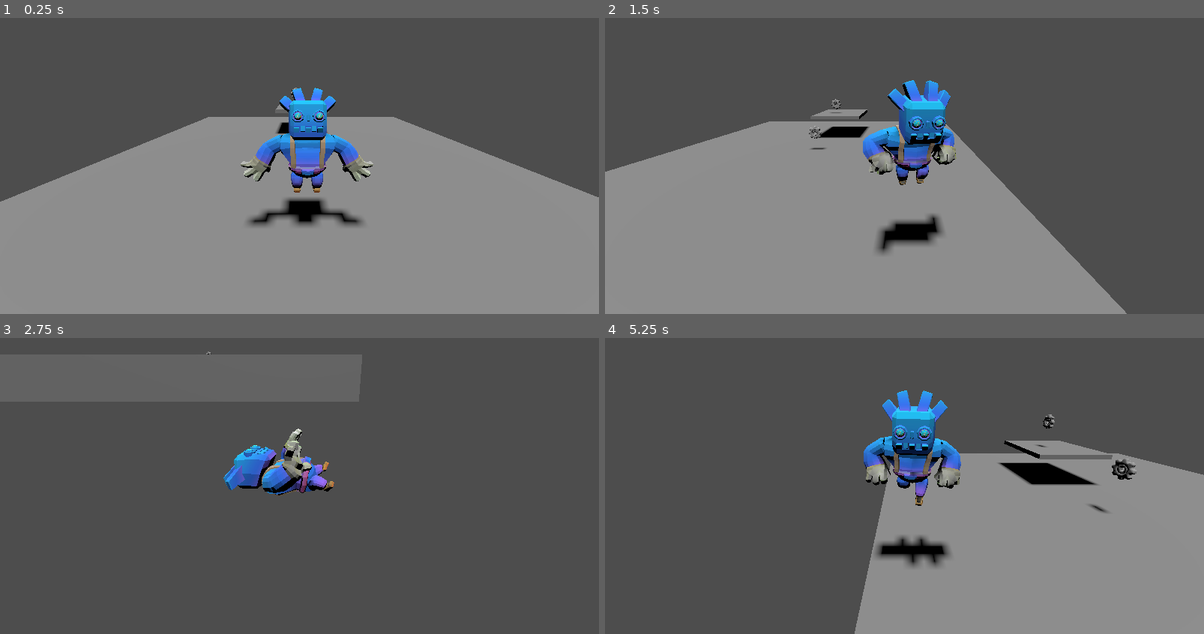
Above: before the commit, frames 1-4 (two rows, left to right).
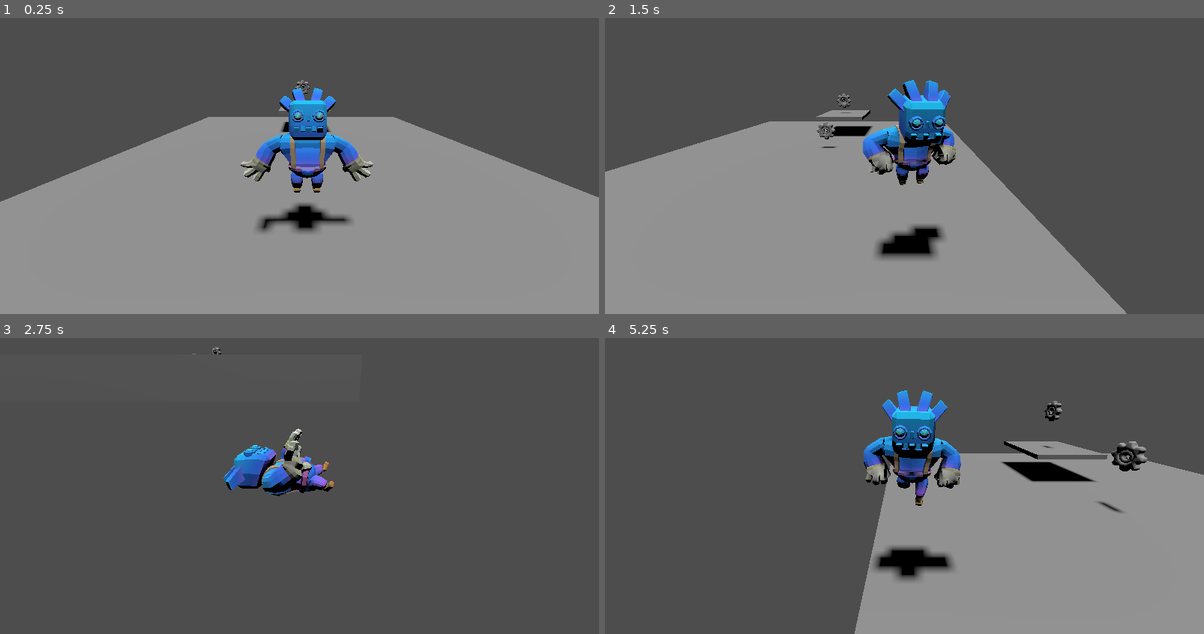
Above: after the commit, the same moments.

Repository: TimurBysky/3D-Platformer-with-Basic-Elements
Game: Godot game, scene res://main.tscn
The game is run twice, just before and just after one commit, with the same random seed, the same clock (stepped at 60 frames per second) and the same inputs.
Inputs:
- Up to frame 1 (0.25 s): no input
- Up to frame 2 (1.5 s): hold D (right) 0.53-1.28 s; tap Space (jump) at 0.77 s; hold S (backward) from 1.28 s (still down)
- Up to frame 3 (2.75 s): tap Space (jump) at 1.52 s; release S (backward) at 2.03 s; hold D (right) from 2.03 s (still down)
- Up to frame 4 (5.25 s): release D (right) at 2.78 s; hold W (forward) 2.78-3.53 s; tap Space (jump) at 3.02, 3.77, 4.52 s; hold A (left) 3.53-5.03 s; hold S (backward) from 5.03 s (still down)

The runs differ from the first frame. In frame 1, 1.6% of the frame differs, in the area x 40-61%, y 21-73%; in frame 2, 2.6%; in frame 3, 0.4%; in frame 4, 3.9%, in the area x 43-91%, y 21-83%.

Commit message:
Добавлен новый уровень

Diff:
--- a/Level.tscn
+++ b/Level.tscn
@@ -1,6 +1,5 @@
-[gd_scene load_steps=7 format=3 uid="uid://cq2vhb2dle274"]
+[gd_scene load_steps=6 format=3 uid="uid://cq2vhb2dle274"]
 
-[ext_resource type="PackedScene" uid="uid://dbu4vboc50wuj" path="res://coin.tscn" id="1_2nifc"]
 [ext_resource type="Script" uid="uid://d15tmc1x6garl" path="res://area_3d.gd" id="2_t7iv1"]
 [ext_resource type="PackedScene" uid="uid://m7ygpt0aurvh" path="res://game_ui.tscn" id="3_2nifc"]
 
@@ -23,23 +22,6 @@
 transform = Transform3D(1, 0, 0, 0, 1, 0, 0, 0, 1, -0.0140305, -0.152802, 0.0163651)
 shape = SubResource("BoxShape3D_bexhn")
 
-[node name="Platform" type="StaticBody3D" parent="."]
-transform = Transform3D(0.19, 0, 0, 0, 0.19, 0, 0, 0, 0.19, 0, 0.873924, -2.15366)
-
-[node name="MeshInstance3D" type="MeshInstance3D" parent="Platform"]
-transform = Transform3D(7.955, 0, 0, 0, 0.5, 0, 0, 0, 8.9, 0, -0.0621473, 0.0212182)
-mesh = SubResource("BoxMesh_qhyq2")
-
-[node name="CollisionShape3D" type="CollisionShape3D" parent="Platform"]
-transform = Transform3D(1, 0, 0, 0, 1, 0, 0, 0, 1, -0.0140305, -0.152802, 0.0163651)
-shape = SubResource("BoxShape3D_bexhn")
-
-[node name="Coin" parent="." instance=ExtResource("1_2nifc")]
-transform = Transform3D(0.315, 0, 0, 0, 0.315, 0, 0, 0, 0.315, -0.170994, 0.669073, -0.119779)
-
-[node name="Coin2" parent="." instance=ExtResource("1_2nifc")]
-transform = Transform3D(0.315, 0, 0, 0, 0.315, 0, 0, 0, 0.315, -0.170994, 1.19999, -2.1079)
-
 [node name="death_area" type="Area3D" parent="."]
 transform = Transform3D(1, 0, 0, 0, 1, 0, 0, 0, 1, 0, 0.456607, 0)
 script = ExtResource("2_t7iv1")
--- a/coin.tscn
+++ b/coin.tscn
@@ -93,7 +93,7 @@
 &"idle": SubResource("Animation_0t63x")
 }
 
-[node name="Coin" type="Area3D"]
+[node name="Coin" type="Area3D" groups=["Coins"]]
 transform = Transform3D(0.455, 0, 0, 0, 0.455, 0, 0, 0, 0.455, 0, 0, 0)
 script = ExtResource("1_d5gmh")
 
--- a/game_ui.tscn
+++ b/game_ui.tscn
@@ -32,3 +32,7 @@
 size_flags_horizontal = 0
 size_flags_vertical = 8
 theme_override_font_sizes/font_size = 56
+
+[node name="End of level" type="Label" parent="MarginContainer"]
+layout_mode = 2
+size_flags_horizontal = 4
--- /dev/null
+++ b/light.tscn
@@ -0,0 +1,6 @@
+[gd_scene format=3 uid="uid://c8he2q66jk62n"]
+
+[node name="Light" type="DirectionalLight3D"]
+transform = Transform3D(1, 0, 0, 0, 1, 0, 0, 0, 1, 0, 0, 0)
+shadow_enabled = true
+directional_shadow_split_1 = 0.195
--- /dev/null
+++ b/main.gd
@@ -0,0 +1,4 @@
+extends Node3D
+
+func _ready() -> void:
+	YandexSDK.init_game()
--- a/main.tscn
+++ b/main.tscn
@@ -1,10 +1,18 @@
-[gd_scene load_steps=4 format=3 uid="uid://b0sf7duev5th8"]
+[gd_scene load_steps=8 format=3 uid="uid://b0sf7duev5th8"]
 
 [ext_resource type="PackedScene" uid="uid://cq2vhb2dle274" path="res://Level.tscn" id="1_0xm2m"]
+[ext_resource type="Script" uid="uid://bessktx2humkj" path="res://main.gd" id="1_1bvp3"]
+[ext_resource type="PackedScene" uid="uid://b6adwbf1abwul" path="res://platform.tscn" id="2_7mycd"]
 [ext_resource type="PackedScene" uid="uid://cfn8nw30jg268" path="res://player.tscn" id="2_h2yge"]
 [ext_resource type="PackedScene" uid="uid://m7ygpt0aurvh" path="res://game_ui.tscn" id="3_h2yge"]
+[ext_resource type="PackedScene" uid="uid://dbu4vboc50wuj" path="res://coin.tscn" id="6_272bh"]
+[ext_resource type="PackedScene" uid="uid://c8he2q66jk62n" path="res://light.tscn" id="7_272bh"]
 
 [node name="Main" type="Node3D"]
+script = ExtResource("1_1bvp3")
+
+[node name="Platform" parent="." instance=ExtResource("2_7mycd")]
+transform = Transform3D(0.19, 0, 0, 0, 0.19, 0, 0, 0, 0.19, -0.928277, 0.820602, -3.33511)
 
 [node name="Node3D" parent="." instance=ExtResource("1_0xm2m")]
 transform = Transform3D(1, 0, 0, 0, 1, 0, 0, 0, 1, -1, 0, -1)
@@ -12,11 +20,15 @@
 [node name="Player" parent="." instance=ExtResource("2_h2yge")]
 transform = Transform3D(0.505, 0, 0, 0, 0.505, 0, 0, 0, 0.505, -1, 1, 1.98533)
 
-[node name="DirectionalLight3D" type="DirectionalLight3D" parent="."]
-transform = Transform3D(1, 0, 0, 0, 0.411021, 0.911626, 0, -0.911626, 0.411021, -0.548943, 5.25456, 6.79406)
-shadow_enabled = true
-directional_shadow_split_1 = 0.195
-
 [node name="Control" parent="." instance=ExtResource("3_h2yge")]
 
+[node name="Coin" parent="." instance=ExtResource("6_272bh")]
+transform = Transform3D(0.455, 0, 0, 0, 0.455, 0, 0, 0, 0.455, -0.953082, 0.68153, -1.31745)
+
+[node name="Coin2" parent="." instance=ExtResource("6_272bh")]
+transform = Transform3D(0.455, 0, 0, 0, 0.455, 0, 0, 0, 0.455, -0.953082, 1.29271, -3.35039)
+
+[node name="Light" parent="." instance=ExtResource("7_272bh")]
+transform = Transform3D(1, 0, 0, 0, 0.276543, 0.961002, 0, -0.961002, 0.276543, -0.616969, 4.62711, -11.0901)
+
 [connection signal="coin_collected" from="Player" to="Control" method="update_coin_count"]
--- /dev/null
+++ b/platform.tscn
@@ -0,0 +1,17 @@
+[gd_scene load_steps=3 format=3 uid="uid://b6adwbf1abwul"]
+
+[sub_resource type="BoxMesh" id="BoxMesh_5ajho"]
+
+[sub_resource type="BoxShape3D" id="BoxShape3D_mi635"]
+size = Vector3(7.94707, 0.694397, 8.89586)
+
+[node name="Platform" type="StaticBody3D"]
+transform = Transform3D(0.19, 0, 0, 0, 0.19, 0, 0, 0, 0.19, 0, 0, 0)
+
+[node name="MeshInstance3D" type="MeshInstance3D" parent="."]
+transform = Transform3D(7.955, 0, 0, 0, 0.5, 0, 0, 0, 8.9, 0, -0.0621473, 0.0212182)
+mesh = SubResource("BoxMesh_5ajho")
+
+[node name="CollisionShape3D" type="CollisionShape3D" parent="."]
+transform = Transform3D(1, 0, 0, 0, 1, 0, 0, 0, 1, -0.0140305, -0.152802, 0.0163651)
+shape = SubResource("BoxShape3D_mi635")
--- a/player.gd
+++ b/player.gd
@@ -23,6 +23,10 @@
 func add_coin():
 	coins += 1
 	emit_signal("coin_collected", coins)
+
+func check_coins_count():
+	if coins == get_tree().get_nodes_in_group("Coins").size():
+		Label
 
 func _physics_process(delta):
 	if not is_alive:
@@ -64,7 +68,6 @@
 			animation_player.play("die", 0.3)
 
 func _on_death_zone_entered():
-	YandexSDK.init_game()
 	is_alive = false
 	await get_tree().create_timer(1.0).timeout
 	YandexSDK.show_interstitial_ad()
--- /dev/null
+++ b/second.tscn
@@ -0,0 +1,38 @@
+[gd_scene load_steps=7 format=3 uid="uid://b5jh412bscj8w"]
+
+[ext_resource type="PackedScene" uid="uid://cfn8nw30jg268" path="res://player.tscn" id="1_06iwn"]
+[ext_resource type="PackedScene" uid="uid://cq2vhb2dle274" path="res://Level.tscn" id="2_7dclk"]
+[ext_resource type="PackedScene" uid="uid://b6adwbf1abwul" path="res://platform.tscn" id="3_1m2b7"]
+[ext_resource type="PackedScene" uid="uid://dbu4vboc50wuj" path="res://coin.tscn" id="4_f5t4d"]
+[ext_resource type="PackedScene" uid="uid://c8he2q66jk62n" path="res://light.tscn" id="5_f5t4d"]
+[ext_resource type="PackedScene" uid="uid://m7ygpt0aurvh" path="res://game_ui.tscn" id="6_eys32"]
+
+[node name="Second" type="Node3D"]
+
+[node name="Player" parent="." instance=ExtResource("1_06iwn")]
+transform = Transform3D(0.505, 0, 0, 0, 0.505, 0, 0, 0, 0.505, -1, 1, 2)
+
+[node name="Node3D" parent="." instance=ExtResource("2_7dclk")]
+transform = Transform3D(1, 0, 0, 0, 1, 0, 0, 0, 1, 0.143581, 0, -0.7369)
+
+[node name="Platform" parent="." instance=ExtResource("3_1m2b7")]
+transform = Transform3D(0.19, 0, 0, 0, 0.19, 0, 0, 0, 0.19, 0, 0.749041, -3.28343)
+
+[node name="Platform2" parent="." instance=ExtResource("3_1m2b7")]
+transform = Transform3D(0.19, 0, 0, 0, 0.19, 0, 0, 0, 0.19, 2.05985, 1.49874, -3.28343)
+
+[node name="Coin" parent="." instance=ExtResource("4_f5t4d")]
+transform = Transform3D(0.455, 0, 0, 0, 0.455, 0, 0, 0, 0.455, 0, 0.603675, 0)
+
+[node name="Coin2" parent="." instance=ExtResource("4_f5t4d")]
+transform = Transform3D(0.455, 0, 0, 0, 0.455, 0, 0, 0, 0.455, 0, 1.26195, -3.32843)
+
+[node name="Coin3" parent="." instance=ExtResource("4_f5t4d")]
+transform = Transform3D(0.455, 0, 0, 0, 0.455, 0, 0, 0, 0.455, 1.96935, 1.98941, -3.32843)
+
+[node name="Light" parent="." instance=ExtResource("5_f5t4d")]
+transform = Transform3D(1, 0, 0, 0, 0.577843, 0.816148, 0, -0.816148, 0.577843, 0, 6.71715, -0.591468)
+
+[node name="GameUI" parent="." instance=ExtResource("6_eys32")]
+
+[connection signal="coin_collected" from="Player" to="GameUI" method="update_coin_count"]
Not shown, added: main.gd.uid
